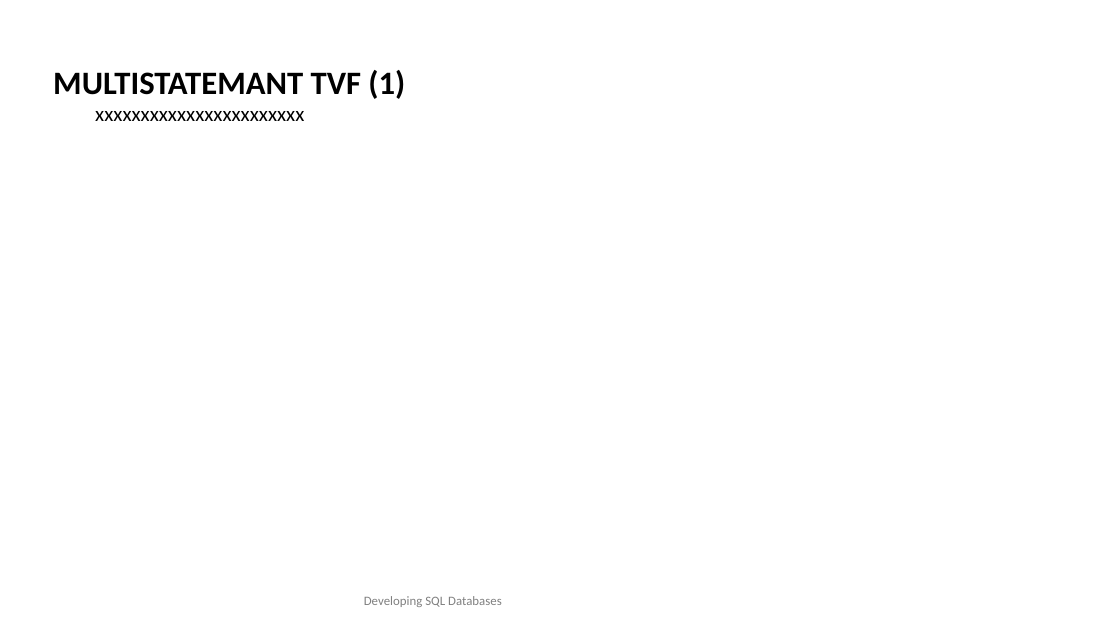
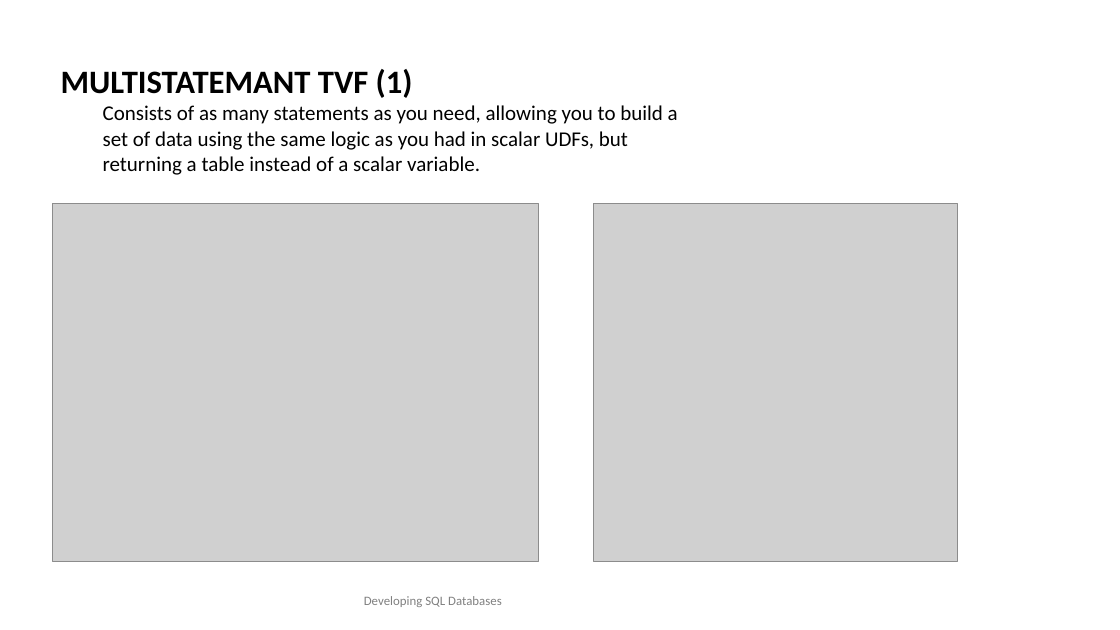
Before and after one commit to TKostyrka/70762DevSQLDB, a slide deck: slide 8 of DEVSQL_16_UDF/DEVSQL_16_UDF.pptx (slide 7 before the commit). Drawn at 1120x630 pixels with LibreOffice and Linux fonts; fonts in the diff are those of the drawing; grey boxes stand for pictures. Boxes give left, top, right and bottom in pixels: in the first picture for what was removed or moved away, otherwise in the second. Text is boxed around its words. In the diff, an @@ line names an element or a change of style, - is before the commit and + after.

```diff
--- a/DEVSQL_16_UDF/DEVSQL_16_UDF.pptx
+++ b/DEVSQL_16_UDF/DEVSQL_16_UDF.pptx
@@ text "MULTISTATEMANT TVF (1)": place and size @@
-text "MULTISTATEMANT TVF (1)" at (53,70,405,121)
+text "MULTISTATEMANT TVF (1)" at (61,69,678,175)
@@ text at (103,105,678,175): text changed @@
-  xxxxxxxxxxxxxxxxxxxxxxx
+  Consists of as many statements as you need, allowing you to build a set of data using the same logic as you had in scalar UDFs, but returning a table instead of a scalar variable.
@@ picture added at (52,203,539,561) @@
@@ picture added at (594,203,958,561) @@
```
Also in this commit, not shown: 2 other slides changed, 3 slides added, 3 other files.
